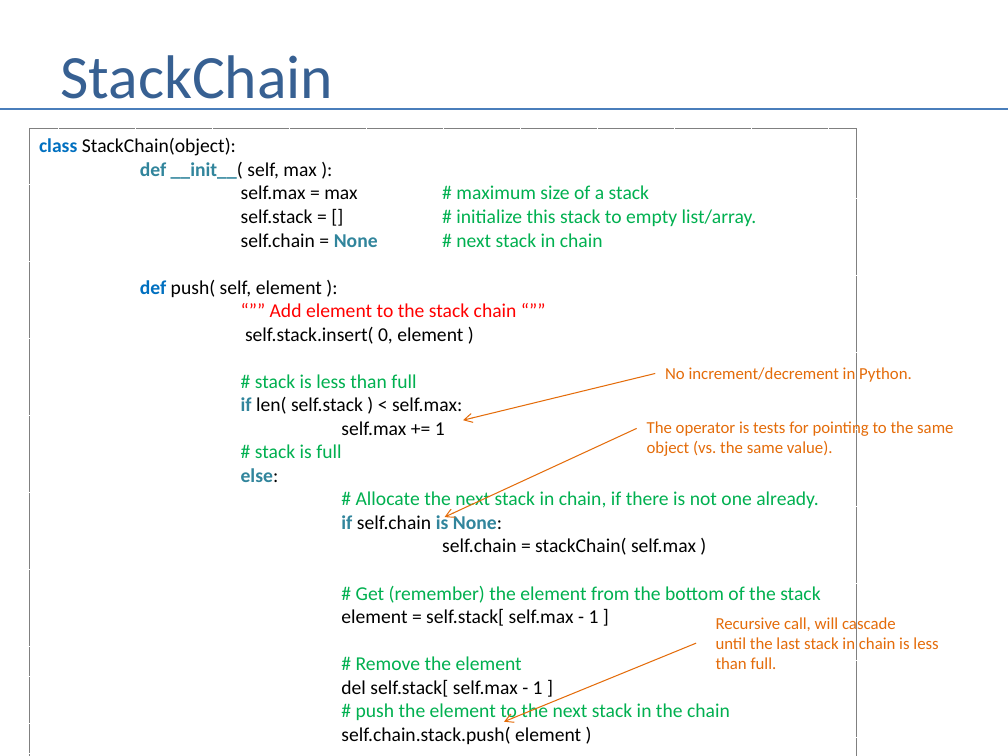
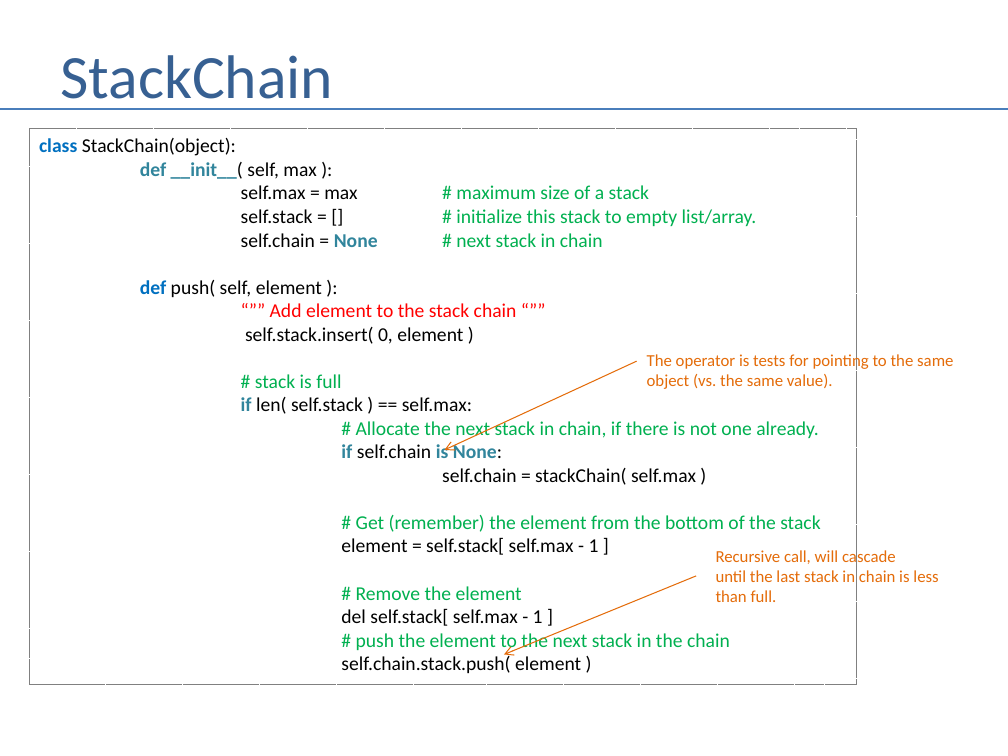
Before and after one commit to andrewferlitsch/Portland-Data-Science-Group, a slide deck: slide 32 of Presentations/Whiteboarding.pptx. Drawn at 1008x756 pixels with LibreOffice and Linux fonts; fonts in the diff are those of the drawing. Boxes give left, top, right and bottom in pixels: in the first picture for what was removed or moved away, otherwise in the second. Text is boxed around its words. In the diff, an @@ line names an element or a change of style, - is before the commit and + after.

Commit message:
fix typos in whiteboarding presentation

```diff
--- a/Presentations/Whiteboarding.pptx
+++ b/Presentations/Whiteboarding.pptx
@@ rectangle "class StackChain(object):": place and size @@
-rectangle "class StackChain(object):" at (29, 128, 857, 756)
+rectangle "class StackChain(object):" at (29, 128, 857, 684)
@@ text in rectangle at (241, 374, 462, 435): paragraphs removed @@
-# stack is less than full
-if len( self.stack ) < self.max:
-self.max += 1
@@ 2 arrows, 1 text: place and size @@
-2 arrows, 1 text at (445, 419, 953, 722)
+2 arrows, 1 text at (445, 352, 953, 654)
@@ arrow removed from (655, 374) to (463, 420) @@
@@ text removed at (665, 367, 912, 382) @@
-No increment/decrement in Python.
@@ text in rectangle at (241, 397, 472, 414): text changed; text colour #31859C to #000000; bold off @@
-else:
+if len( self.stack ) == self.max:
@@ text "Recursive call, will cascade": place and size @@
-text "Recursive call, will cascade" at (716, 615, 938, 669)
+text "Recursive call, will cascade" at (716, 548, 938, 602)
```
Also in this commit, not shown: 8 other slides changed.
